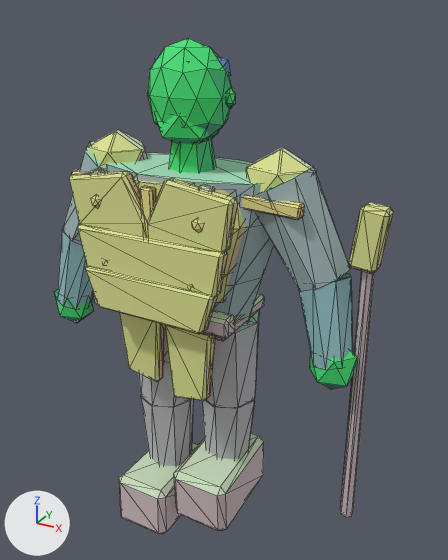
One commit to the glTF model assets/exports/npc/npc_guard_passing_l_v01.glb: the scene before it, then after it.
Camera for both pictures: a 50 mm camera at (1.19, -1.92, 2.12) aimed at (0.11, 0.03, 1.14). The axes (+X, +Y, +Z) are drawn at lower left. The lights are the same throughout. The picture after the commit comes second. Mesh edges are drawn as thin lines. Vertices at exactly the same position are counted once.

Objects in the first picture: 'GEO_npc_guard_passing_l_v01'.
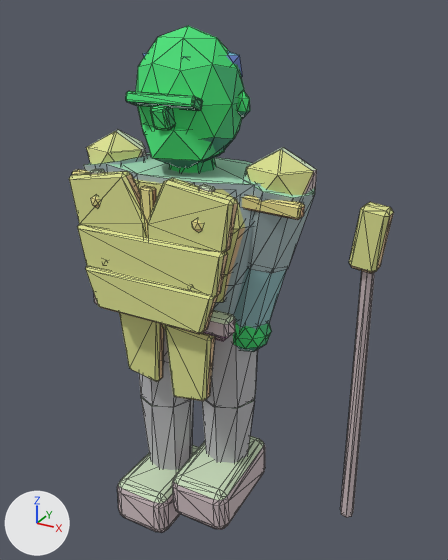
Where the change shows, as pixel boxes (x1, y1, x2, y2) in the pictures (448 x 560 px; the box of a moved part takes in the faces that stretch with it):
'GEO_npc_guard_passing_l_v01', reshaped: before (55, 38, 394, 534); after (69, 26, 394, 533)
part 1 of me_geo_npc_guard_passing_l_v01, moved or reshaped (not visible afterwards): before (57, 230, 94, 309)
part 2 of me_geo_npc_guard_passing_l_v01, added: after (243, 171, 315, 273)
part 3 of me_geo_npc_guard_passing_l_v01, moved or reshaped: before (299, 274, 353, 370); after (234, 267, 287, 329)
part 4 of me_geo_npc_guard_passing_l_v01, added (green): after (233, 322, 271, 352)
part 5 of me_geo_npc_guard_passing_l_v01, added (green): after (136, 26, 245, 163)
part 6 of me_geo_npc_guard_passing_l_v01, added (green): after (142, 123, 225, 168)
part 7 of me_geo_npc_guard_passing_l_v01, added: after (237, 90, 250, 118)
part 8 of me_geo_npc_guard_passing_l_v01, added: after (143, 51, 242, 76)
part 9 of me_geo_npc_guard_passing_l_v01, rebuilt: before (119, 442, 199, 534); after (117, 445, 199, 533)
part 10 of me_geo_npc_guard_passing_l_v01, rebuilt: before (174, 433, 264, 531); after (172, 436, 265, 529)
part 11 of me_geo_npc_guard_passing_l_v01, rebuilt: before (63, 141, 108, 245); after (83, 154, 150, 172)
part 12 of me_geo_npc_guard_passing_l_v01, added (green): after (126, 91, 203, 111)
part 13 of me_geo_npc_guard_passing_l_v01, added (green): after (150, 105, 174, 130)
part 14 of me_geo_npc_guard_passing_l_v01, deleted: before (55, 57, 357, 389)
part 15 of me_geo_npc_guard_passing_l_v01, built on: before (147, 38, 232, 173); after (169, 158, 216, 173)

The edits, one by one:
me_geo_npc_guard_passing_l_v01 is used by ob_geo_npc_guard_passing_l_v01; location (0.0, 0.0, 0.0).
me_geo_npc_guard_passing_l_v01 had 904 vertices, 1632 faces and spanned x -0.68..0.74, y -0.34..0.2, z -0.01..2.02.
me_geo_npc_guard_passing_l_v01 now has 1232 vertices, 2276 faces and spans x -0.48..0.74, y -0.34..0.2, z 0.0..2.06.
me_geo_npc_guard_passing_l_v01 part 1: the loose piece of 16 vertices spanning x -0.67..-0.43, y -0.13..0.08, z 0.9..1.26 is turned -19.8 degrees about the y axis through its middle and scaled by 0.938, then moved by (0.29, 0.01, 0.04).
me_geo_npc_guard_passing_l_v01 part 2: the loose piece of 16 vertices spanning x -0.01..0.28, y -0.15..0.15, z 0.64..1.01 is copied, and the copy is turned 13.9 degrees about the y axis through its middle and scaled by 0.871, then moved by (0.18, 0.0, 0.6); it spans x 0.19..0.48, y -0.13..0.13, z 1.25..1.6.
me_geo_npc_guard_passing_l_v01 part 3: the loose piece of 16 vertices spanning x 0.43..0.67, y -0.11..0.11, z 0.92..1.27 is multiplied about its middle by the matrix ((0.87, 0.002, 0.337), (0.004, 0.933, -0.018), (-0.337, 0.018, 0.87)), then moved by (-0.29, 0.0, 0.04).
me_geo_npc_guard_passing_l_v01 part 4: a new loose piece, an icosphere of 80 faces spanning x 0.16..0.34, y -0.11..0.05, z 0.9..1.08, in mat_mat_npc_indexed.
me_geo_npc_guard_passing_l_v01 part 5: a new loose piece, an icosphere of 80 faces spanning x -0.2..0.2, y -0.18..0.16, z 1.59..2.06, in mat_mat_npc_indexed.
me_geo_npc_guard_passing_l_v01 part 6: a new loose piece, an icosphere of 20 faces spanning x -0.15..0.15, y -0.19..0.08, z 1.58..1.81, in mat_mat_npc_indexed.
me_geo_npc_guard_passing_l_v01 part 7: a new loose piece, an icosphere of 20 faces spanning x 0.179..0.231, y -0.024..0.016, z 1.771..1.865, in mat_mat_npc_indexed.
me_geo_npc_guard_passing_l_v01 part 8: a new loose piece, an icosphere of 20 faces spanning x -0.18..0.18, y -0.13..0.16, z 1.85..2.02, in mat_mat_npc_indexed.
me_geo_npc_guard_passing_l_v01 part 9: the loose piece of 24 vertices spanning x -0.26..-0.01, y -0.28..0.13, z -0.01..0.24 is rebuilt with 96 vertices and now spans x -0.27..-0.01, y -0.29..0.14, z 0.0..0.22.
me_geo_npc_guard_passing_l_v01 part 10: the loose piece of 24 vertices spanning x 0.01..0.26, y -0.25..0.16, z 0.12..0.38 is rebuilt with 96 vertices and now spans x 0.01..0.27, y -0.26..0.17, z 0.14..0.35.
me_geo_npc_guard_passing_l_v01 part 11: the loose piece of 16 vertices spanning x -0.61..-0.23, y -0.13..0.13, z 1.19..1.63 is rebuilt with 16 vertices and now spans x -0.48..-0.19, y -0.13..0.13, z 1.25..1.6.
me_geo_npc_guard_passing_l_v01 part 12: a new loose piece of 56 vertices spanning x -0.13..0.13, y -0.21..-0.14, z 1.81..1.86, in mat_mat_npc_indexed.
me_geo_npc_guard_passing_l_v01 part 13: a new loose piece of 56 vertices spanning x -0.03..0.03, y -0.21..-0.15, z 1.74..1.83, in mat_mat_npc_indexed.
me_geo_npc_guard_passing_l_v01 part 14: 6 loose pieces with 76 vertices, spanning x -0.68..0.68, y -0.13..0.13, z 0.81..1.99, are deleted.
me_geo_npc_guard_passing_l_v01 part 15: 8 vertices moved from x -0.07..0.07, y -0.07..0.07, z 1.7 to x -0.07..0.07, y -0.07..0.07, z 1.66; 54 vertices removed from x -0.15..0.15, y -0.14..0.12, z 1.66..2.02.
Other edits to the shape of me_geo_npc_guard_passing_l_v01 do not show in these pictures.
